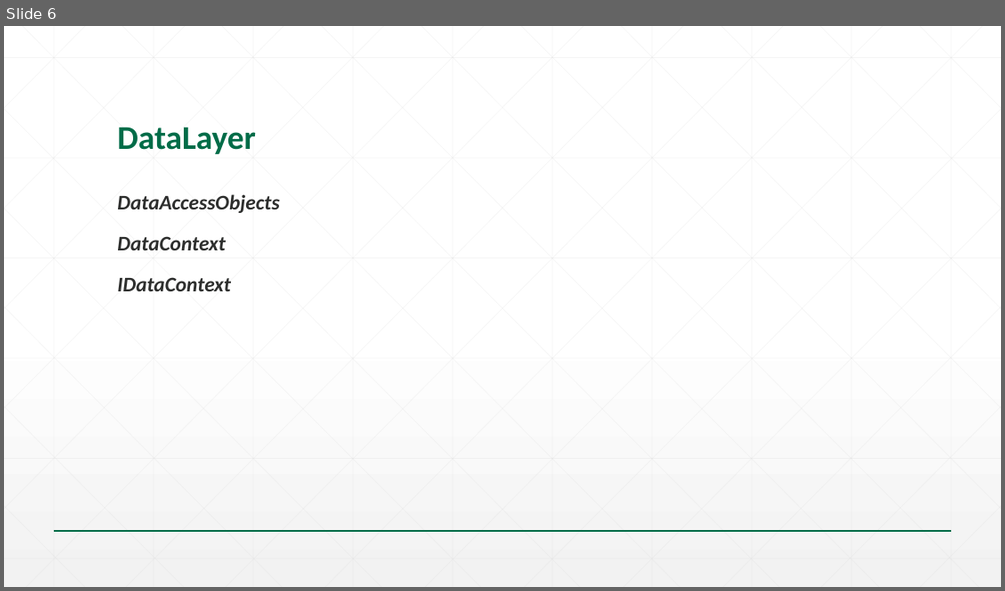
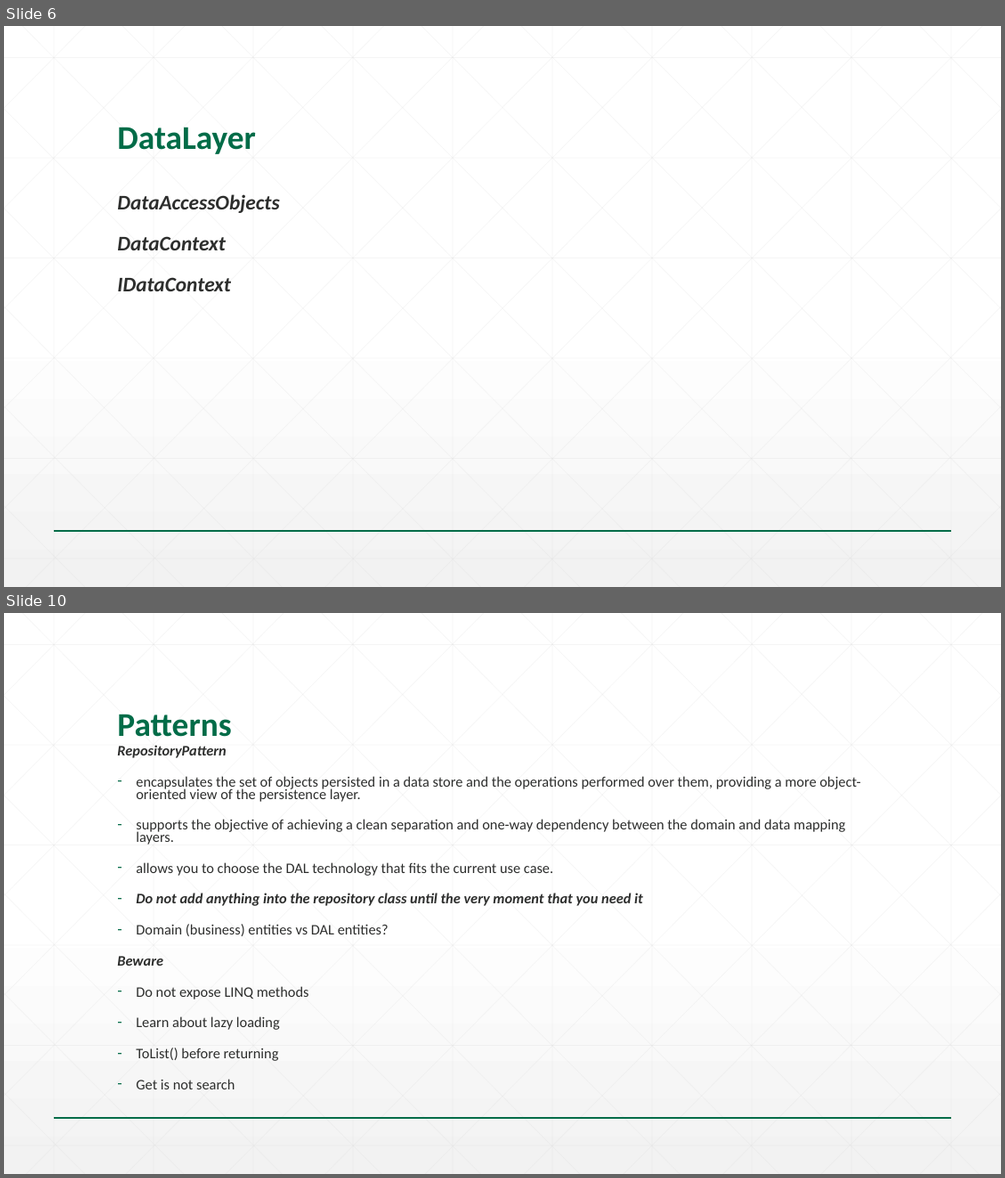
Before and after one commit to goce-kalamadevski/svs-talent-2015, a slide deck: 04-SPA/Slides/01.02-Seavus Talent Program_SPA.pptx. Shown one above the other, each under a label of ours: slide 6 before the commit, slides 6 and 10 after it; the slides between them are not shown. The pictures are 1005x591 and 1005x1178 pixels, drawn with LibreOffice and Linux fonts; fonts in the diff are those of the drawing; background and template pictures are left out. Boxes give left, top, right and bottom in pixels: in the first picture for what was removed or moved away, otherwise in the second. Text is boxed around its words. In the diff, an @@ line names an element or a change of style, - is before the commit and + after.

```diff
--- a/04-SPA/Slides/01.02-Seavus Talent Program_SPA.pptx
+++ b/04-SPA/Slides/01.02-Seavus Talent Program_SPA.pptx
@@ slide 10 added at bbox=[4, 613, 1001, 1174], background gradient #FFFFFF to #F2F2F2; not listed: 47 template elements that a slide beside it also shows @@
@@ title added at bbox=[117, 714, 231, 737], 32 pt, text #016C48, bold @@
+Patterns
@@ text added at bbox=[117, 745, 860, 1089], 14 pt, text #2D2E2D @@
+RepositoryPattern
+– encapsulates the set of objects persisted in a data store and the operations performed over them, providing a more object-oriented view of the persistence layer.
+– supports the objective of achieving a clean separation and one-way dependency between the domain and data mapping layers.
+– allows you to choose the DAL technology that fits the current use case.
+– Do not add anything into the repository class until the very moment that you need it
+– Domain (business) entities vs DAL entities?
+Beware
+– Do not expose LINQ methods
+– Learn about lazy loading
+– ToList() before returning
+– Get is not search
```
Also in this commit, not shown: 1 slide changed, 15 other slides added, 3 other files.
